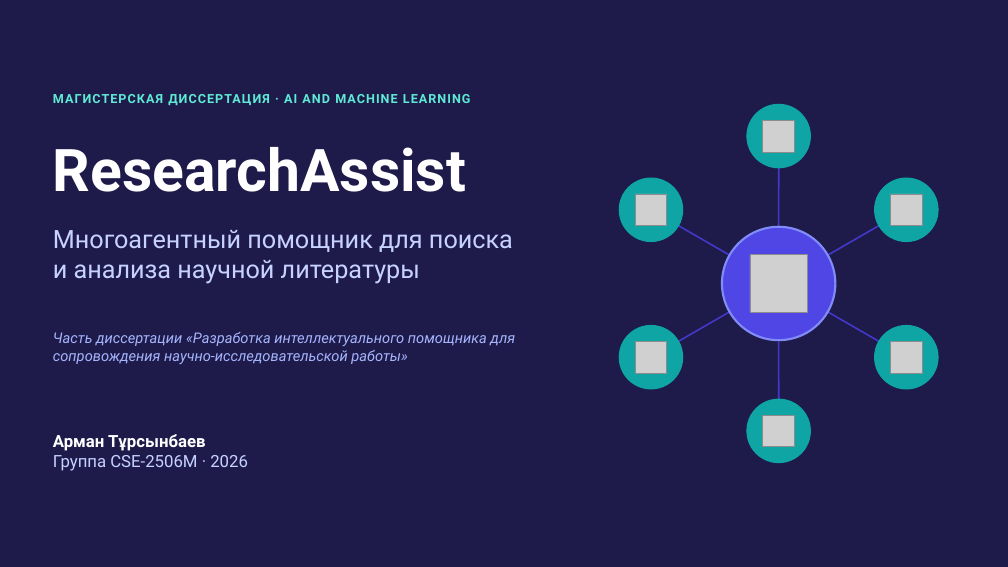
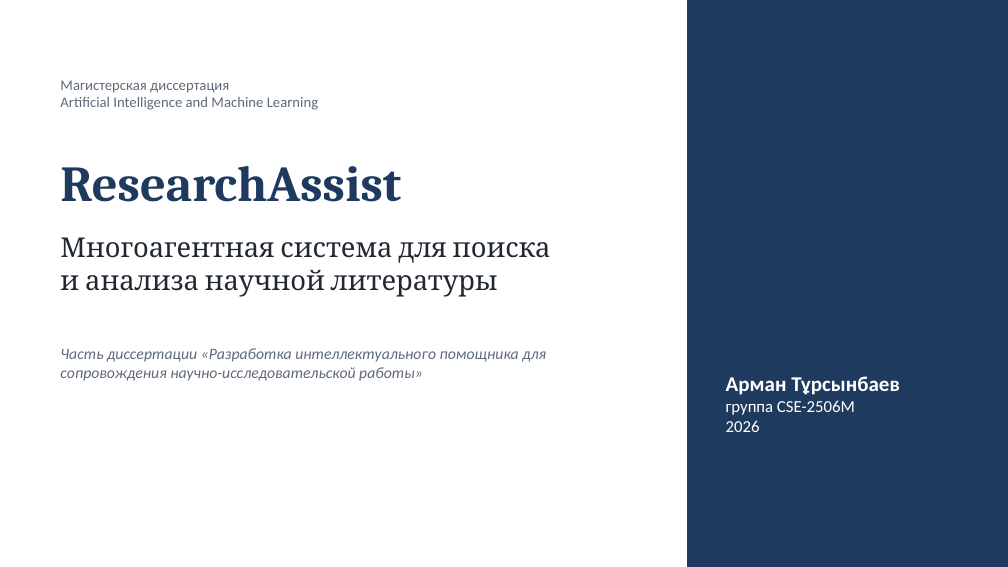
Before and after one commit to Armani7777/aiml_assignment_3, a slide deck: slide 1 of presentation/ResearchAssist_презентация.pptx. Drawn at 1008x567 pixels with LibreOffice and Linux fonts; fonts in the diff are those of the drawing; grey boxes stand for pictures. Boxes give left, top, right and bottom in pixels: in the first picture for what was removed or moved away, otherwise in the second. Text is boxed around its words. In the diff, an @@ line names an element or a change of style, - is before the commit and + after.

```diff
--- a/presentation/ResearchAssist_презентация.pptx
+++ b/presentation/ResearchAssist_презентация.pptx
@@ background #1E1B4B to #FFFFFF @@
@@ rectangle added at (688, 0, 1008, 567), fill #1F3A5F, outline #1F3A5F 1 pt @@
@@ text at (60, 80, 318, 110): text changed; size 12 to 14 pt; font Roboto to Calibri; text colour #5EEAD4 to #5F6B7A; bold off @@
-МАГИСТЕРСКАЯ ДИССЕРТАЦИЯ · AI AND MACHINE LEARNING
+Магистерская диссертация
+Artificial Intelligence and Machine Learning
@@ ellipse removed at (747, 104, 811, 168) @@
@@ picture removed at (763, 120, 795, 152) @@
@@ line removed from (779, 136) to (779, 284) @@
@@ text "ResearchAssist": place and size @@
-text "ResearchAssist" at (53, 147, 466, 192)
+text "ResearchAssist" at (60, 166, 401, 202)
@@ text "ResearchAssist" at (60, 166, 401, 202): size 56 to 48 pt, font Roboto to Cambria, text colour #FFFFFF to #1F3A5F @@
@@ ellipse removed at (619, 178, 683, 241) @@
@@ ellipse removed at (875, 178, 938, 241) @@
@@ picture removed at (635, 194, 667, 225) @@
@@ line removed from (651, 209) to (779, 284) @@
@@ line removed from (907, 209) to (779, 284) @@
@@ picture removed at (891, 194, 923, 225) @@
@@ text at (60, 237, 551, 263): text changed; size 24 to 26 pt; font Roboto to Cambria; text colour #C7D2FE to #222831 @@
-Многоагентный помощник для поиска
+Многоагентная система для поиска
@@ text "Многоагентная система для поиска": place and size @@
-text "Многоагентная система для поиска" at (53, 230, 513, 284)
+text "Многоагентная система для поиска" at (60, 237, 551, 297)
@@ ellipse removed at (722, 227, 836, 340) @@
@@ text at (60, 269, 498, 297): size 24 to 26 pt, font Roboto to Cambria, text colour #C7D2FE to #222831 in "и анализа научной литературы" @@
@@ picture removed at (750, 255, 808, 312) @@
@@ line removed from (779, 284) to (651, 357) @@
@@ line removed from (779, 284) to (907, 357) @@
@@ line removed from (779, 284) to (779, 431) @@
@@ ellipse removed at (619, 325, 683, 389) @@
@@ ellipse removed at (875, 325, 938, 389) @@
@@ text "Часть диссертации «Разработка интеллектуального помощника ...": place and size @@
-text "Часть диссертации «Разработка интеллектуального помощника ..." at (53, 332, 515, 364)
+text "Часть диссертации «Разработка интеллектуального помощника ..." at (60, 348, 546, 381)
@@ text "Часть диссертации «Разработка интеллектуального помощника ..." at (60, 348, 546, 381): size 14 to 15 pt, font Roboto to Calibri, text colour #A5B4FC to #5F6B7A @@
@@ picture removed at (635, 341, 667, 373) @@
@@ picture removed at (891, 341, 923, 373) @@
@@ text at (726, 376, 900, 395): size 16 to 20 pt, font Roboto to Calibri in "Арман Тұрсынбаев" @@
@@ text "Арман Тұрсынбаев": place and size @@
-text "Арман Тұрсынбаев" at (53, 434, 248, 471)
+text "Арман Тұрсынбаев" at (726, 376, 900, 432)
@@ text at (726, 400, 855, 432): text changed; font Roboto to Calibri; text colour #C7D2FE to #FFFFFF @@
-Группа CSE-2506M · 2026
+группа CSE-2506M
+2026
@@ ellipse removed at (747, 399, 811, 463) @@
@@ picture removed at (763, 415, 795, 447) @@
```
Also in this commit, not shown: 5 other slides changed, 7 slides added, 8 slides removed, 13 other files.
